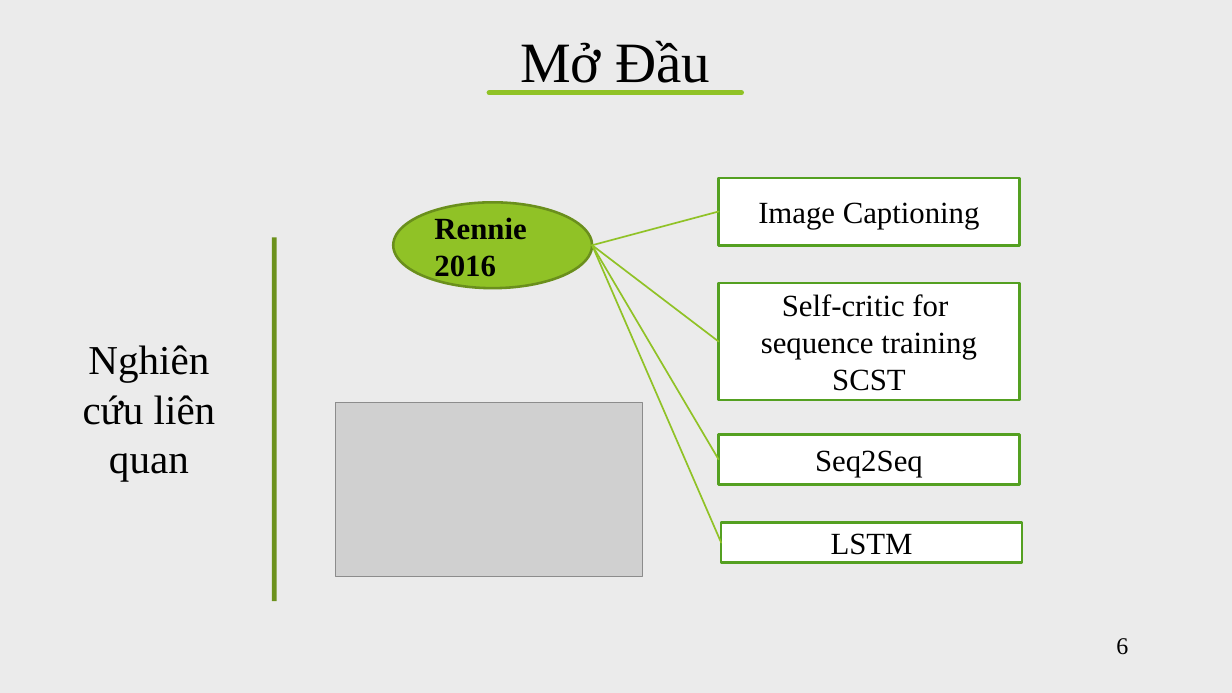
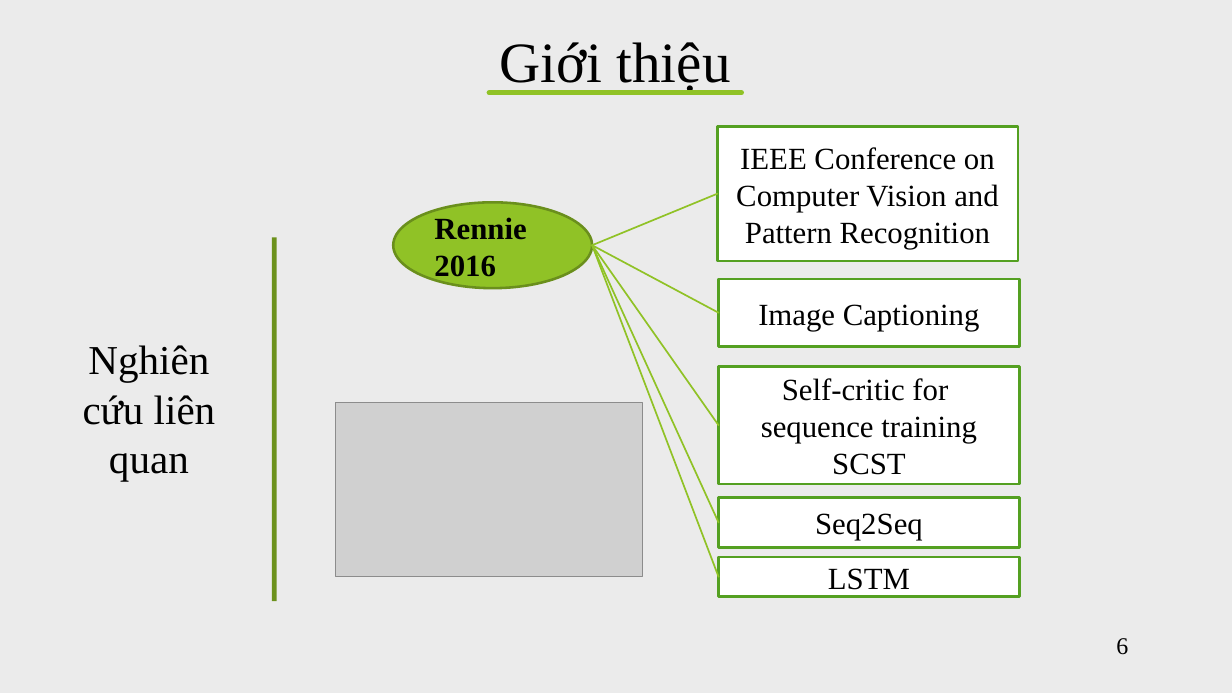
Before and after one commit to vanvibig/BaoCaoLuanVan, a slide deck: slide 6 of BaoCaoLuanVan_NguyenVanVi.pptx. Drawn at 1232x693 pixels with LibreOffice and Linux fonts; fonts in the diff are those of the drawing; grey boxes stand for pictures. Boxes give left, top, right and bottom in pixels: in the first picture for what was removed or moved away, otherwise in the second. Text is boxed around its words. In the diff, an @@ line names an element or a change of style, - is before the commit and + after.

```diff
--- a/BaoCaoLuanVan_NguyenVanVi.pptx
+++ b/BaoCaoLuanVan_NguyenVanVi.pptx
@@ text at (500, 42, 731, 92): text changed @@
-Mở Đầu
+Giới thiệu
@@ rectangle added at (717, 127, 1018, 261), fill #FFFFFF, outline #54A021 1.5 pt, 18 pt, text #000000 @@
+IEEE Conference on Computer Vision and Pattern Recognition
@@ line added from (593, 245) to (717, 193), #90C226 1 pt @@
@@ line moved from (593, 245) - (721, 542) to (593, 245) - (718, 577) @@
@@ line moved from (593, 245) - (718, 460) to (593, 245) - (718, 522) @@
@@ line moved from (593, 245) - (718, 212) to (593, 245) - (718, 313) @@
@@ line moved from (593, 245) - (718, 341) to (593, 245) - (718, 425) @@
@@ rectangle "Image Captioning": place and size @@
-rectangle "Image Captioning" at (718, 177, 1019, 245)
+rectangle "Image Captioning" at (718, 280, 1019, 347)
@@ rectangle "Self-critic for": place and size @@
-rectangle "Self-critic for" at (718, 283, 1019, 400)
+rectangle "Self-critic for" at (718, 367, 1019, 484)
@@ rectangle "Seq2Seq": place and size @@
-rectangle "Seq2Seq" at (718, 435, 1019, 485)
+rectangle "Seq2Seq" at (718, 498, 1019, 548)
@@ rectangle "LSTM": place and size @@
-rectangle "LSTM" at (721, 522, 1021, 562)
+rectangle "LSTM" at (718, 557, 1019, 596)
```
Also in this commit, not shown: 15 other slides changed, 1 other file.
